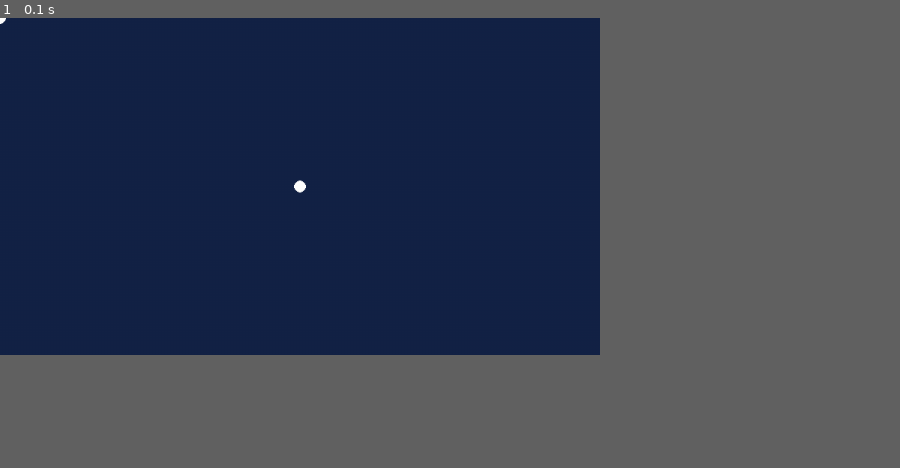
Above: before the commit, frame 1.
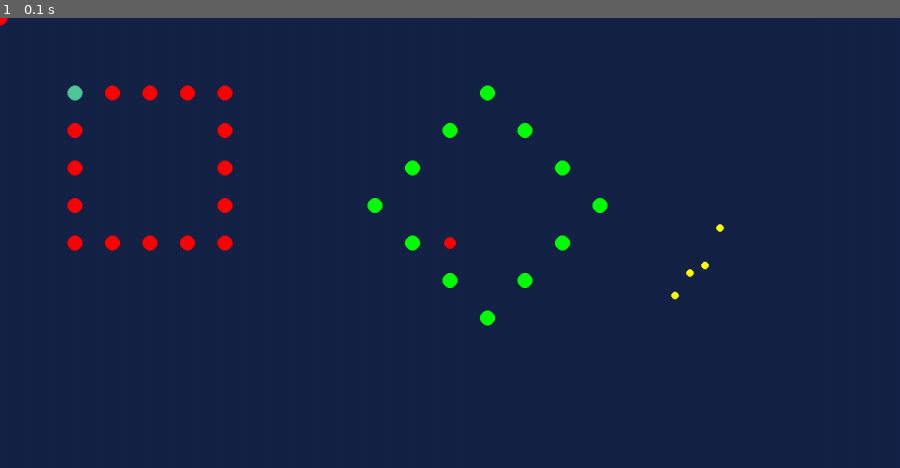
Above: after the commit, the same moment.

Repository: JoaFL/aula-python-pygame
Game: pygame game, started from agosto/02.py
The game is run twice, just before and just after one commit, with the same random seed, the same clock (stepped at 60 frames per second) and the same inputs.
Inputs:
- Up to frame 1 (0.1 s): no input
In our replay, the window is 600x337 before the commit and 900x450 after it. These sizes can differ from the game's own. Grey fills any space a smaller window leaves; there, only what the larger window draws over its background counts as a difference.

The runs differ from the first frame. In frame 1, 1.5% of the frame differs, in the area x 0-81%, y 0-69%.

Commit message:
Update 02.py

Diff:
--- a/agosto/02.py
+++ b/agosto/02.py
@@ -1,9 +1,72 @@
 import pygame
+import random
 
-LARGURA = 800
-ALTURA = 450
+LARGURA = 1200
+ALTURA = 600
+
 AZUL_ESCURO = (20, 35, 70)
+ROXO = (160, 32, 240)
+VEREMELHO = (255, 0, 0)
+VERDE = (0, 255, 0)
+AMARELO = (255, 255, 0)
+CIANO = (0, 255, 255)
 BRANCO = (255, 255, 255)
+COR_ALEATORIA = (random.randint(0, 255), random.randint(0, 255), random.randint(0, 255))
+
+def quadrado():
+    pygame.draw.circle(tela, VEREMELHO, (100, 100), 10)
+    pygame.draw.circle(tela, VEREMELHO, (150, 100), 10)
+    pygame.draw.circle(tela, VEREMELHO, (200, 100), 10)
+    pygame.draw.circle(tela, VEREMELHO, (250, 100), 10)
+    pygame.draw.circle(tela, VEREMELHO, (300, 100), 10)
+
+    pygame.draw.circle(tela, VEREMELHO, (100, 150), 10)
+    pygame.draw.circle(tela, VEREMELHO, (100, 200), 10)
+    pygame.draw.circle(tela, VEREMELHO, (100, 250), 10)
+    pygame.draw.circle(tela, VEREMELHO, (100, 300), 10)
+
+    pygame.draw.circle(tela, VEREMELHO, (300, 150), 10)
+    pygame.draw.circle(tela, VEREMELHO, (300, 200), 10)
+    pygame.draw.circle(tela, VEREMELHO, (300, 250), 10)
+    pygame.draw.circle(tela, VEREMELHO, (300, 250), 10)
+
+    pygame.draw.circle(tela, VEREMELHO, (100, 300), 10)
+    pygame.draw.circle(tela, VEREMELHO, (150, 300), 10)
+    pygame.draw.circle(tela, VEREMELHO, (200, 300), 10)
+    pygame.draw.circle(tela, VEREMELHO, (250, 300), 10)
+    pygame.draw.circle(tela, VEREMELHO, (300, 300), 10)
+
+
+def losangulo():
+    pygame.draw.circle(tela, VERDE, (650, 100), 10)
+    pygame.draw.circle(tela, VERDE, (600, 150), 10)
+    pygame.draw.circle(tela, VERDE, (550, 200), 10)
+    pygame.draw.circle(tela, VERDE, (500, 250), 10)
+
+    pygame.draw.circle(tela, VERDE, (650, 100), 10)
+    pygame.draw.circle(tela, VERDE, (700, 150), 10)
+    pygame.draw.circle(tela, VERDE, (750, 200), 10)
+    pygame.draw.circle(tela, VERDE, (800, 250), 10)
+
+    pygame.draw.circle(tela, VERDE, (650, 400), 10)
+    pygame.draw.circle(tela, VERDE, (600, 350), 10)
+    pygame.draw.circle(tela, VERDE, (550, 300), 10)
+    pygame.draw.circle(tela, VERDE, (500, 250), 10)
+
+    pygame.draw.circle(tela, VERDE, (650, 400), 10)
+    pygame.draw.circle(tela, VERDE, (700, 350), 10)
+    pygame.draw.circle(tela, VERDE, (750, 300), 10)
+    pygame.draw.circle(tela, VERDE, (800, 250), 10)
+
+def circulo():
+    pygame.draw.circle(tela, AMARELO, (900 , 370), 5)
+    pygame.draw.circle(tela, AMARELO, (920 , 340), 5)
+    pygame.draw.circle(tela, AMARELO, (940 , 330), 5)
+    pygame.draw.circle(tela, AMARELO, (960 , 280), 5)
+
+    # pygame.draw.circle(tela, AMARELO, (940 , 350), 5)
+    # pygame.draw.circle(tela, AMARELO, (920 , 350), 5)
+    # pygame.draw.circle(tela, AMARELO, (900 , 350), 5)
 
 pygame.init()
 tela = pygame.display.set_mode((LARGURA, ALTURA))
@@ -17,8 +80,29 @@
 
     tela.fill(AZUL_ESCURO)
 
-    pygame.draw.circle(tela, BRANCO, (0, 0), 8)
-    pygame.draw.circle(tela, BRANCO, (LARGURA // 2, ALTURA // 2), 8)
+    pygame.draw.circle(tela, VEREMELHO, (0, 0), 10)
+    pygame.draw.circle(tela, VEREMELHO, (LARGURA // 2, ALTURA // 2), 8)
+
+    quadrado()
+    losangulo()
+    circulo()
+
+    pygame.draw.circle(tela, COR_ALEATORIA, (100, 100), 10)
+    pygame.draw.circle(tela, COR_ALEATORIA, (100, 100), 10)
+    pygame.draw.circle(tela, COR_ALEATORIA, (100, 100), 10)
+    pygame.draw.circle(tela, COR_ALEATORIA, (100, 100), 10)
+
+    pygame.draw.circle(tela, COR_ALEATORIA, (100, 100), 10)
+    pygame.draw.circle(tela, COR_ALEATORIA, (100, 100), 10)
+    pygame.draw.circle(tela, COR_ALEATORIA, (100, 100), 10)
+    pygame.draw.circle(tela, COR_ALEATORIA, (100, 100), 10)
+
+    pygame.draw.circle(tela, COR_ALEATORIA, (100, 100), 10)
+    pygame.draw.circle(tela, COR_ALEATORIA, (100, 100), 10)
+    pygame.draw.circle(tela, COR_ALEATORIA, (100, 100), 10)
+    pygame.draw.circle(tela, COR_ALEATORIA, (100, 100), 10)
+
+
     pygame.display.flip()
 
 pygame.quit()
